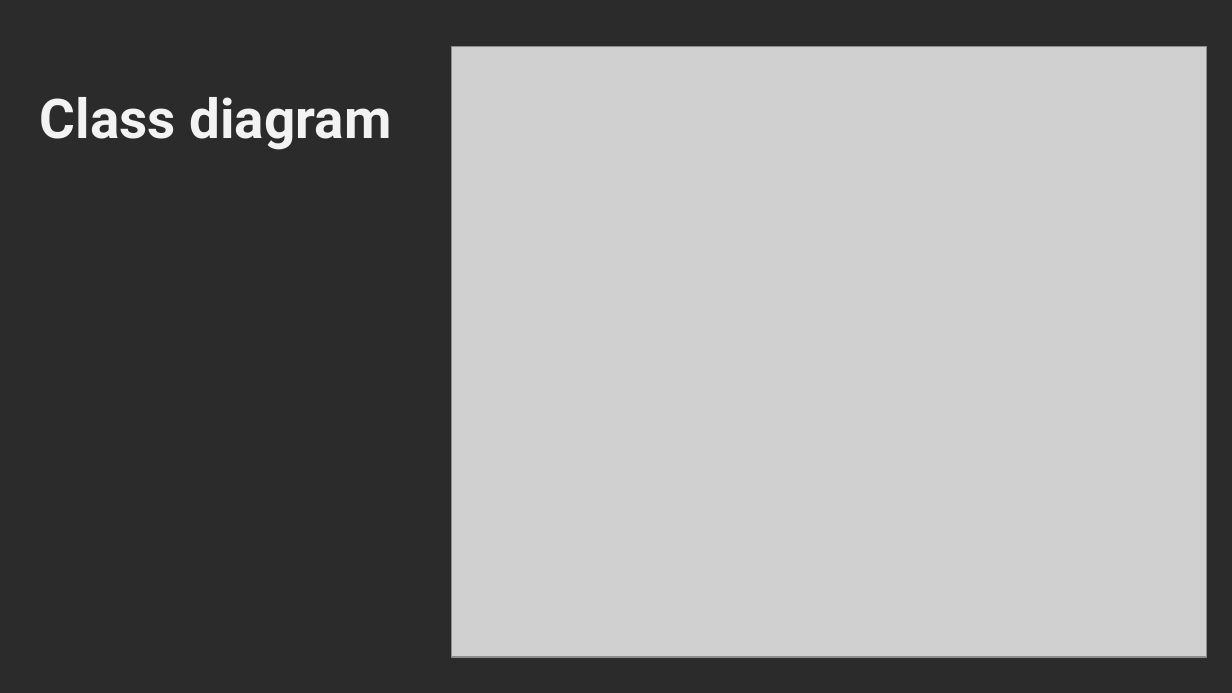
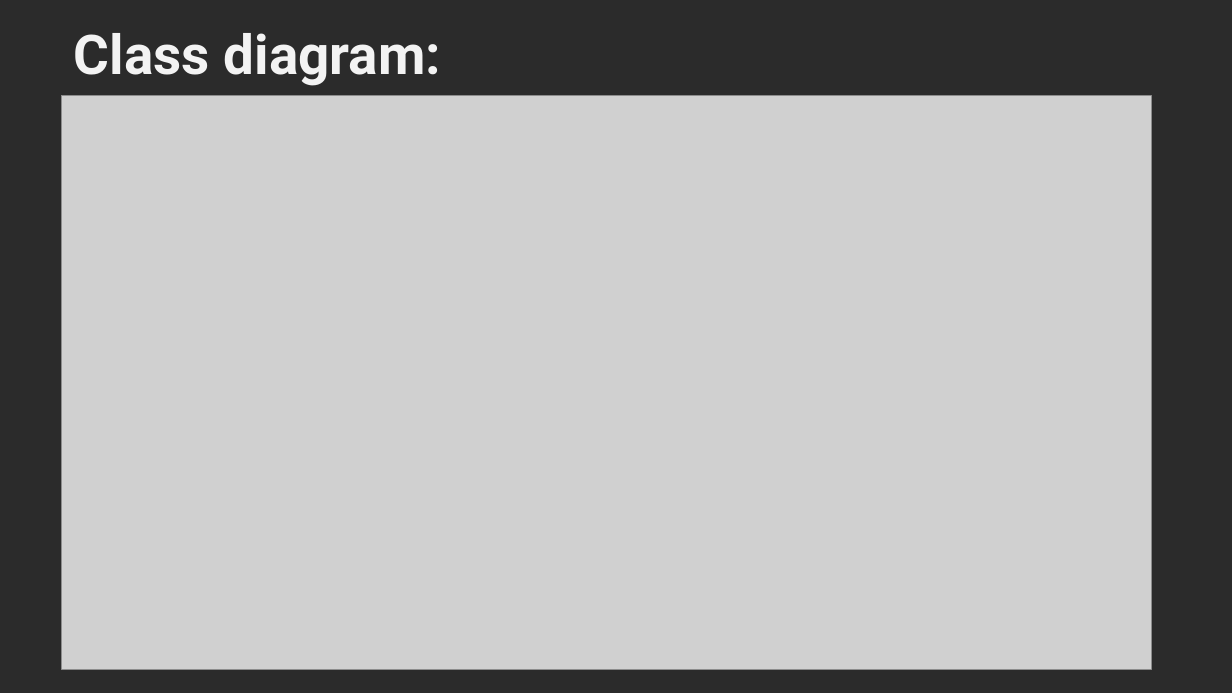
Before and after one commit to YoussifAssem/Genatac, a slide deck: slide 13 of E-Genetics/presentations/new presentation.pptx (slide 11 before the commit). Drawn at 1232x693 pixels with LibreOffice and Linux fonts; fonts in the diff are those of the drawing; grey boxes stand for pictures; background and template pictures are left out; a plain dark background stands for a picture behind light text. Boxes give left, top, right and bottom in pixels: in the first picture for what was removed or moved away, otherwise in the second. Text is boxed around its words. In the diff, an @@ line names an element or a change of style, - is before the commit and + after.

```diff
--- a/E-Genetics/presentations/new presentation.pptx
+++ b/E-Genetics/presentations/new presentation.pptx
@@ text at [74,33,441,86]: text changed @@
-Class diagram
+Class diagram:
@@ picture: place and size @@
-picture at [452,46,1207,657]
+picture at [62,96,1152,669]
```
Also in this commit, not shown: 2 other slides changed, 2 slides added, 2 slides removed.
